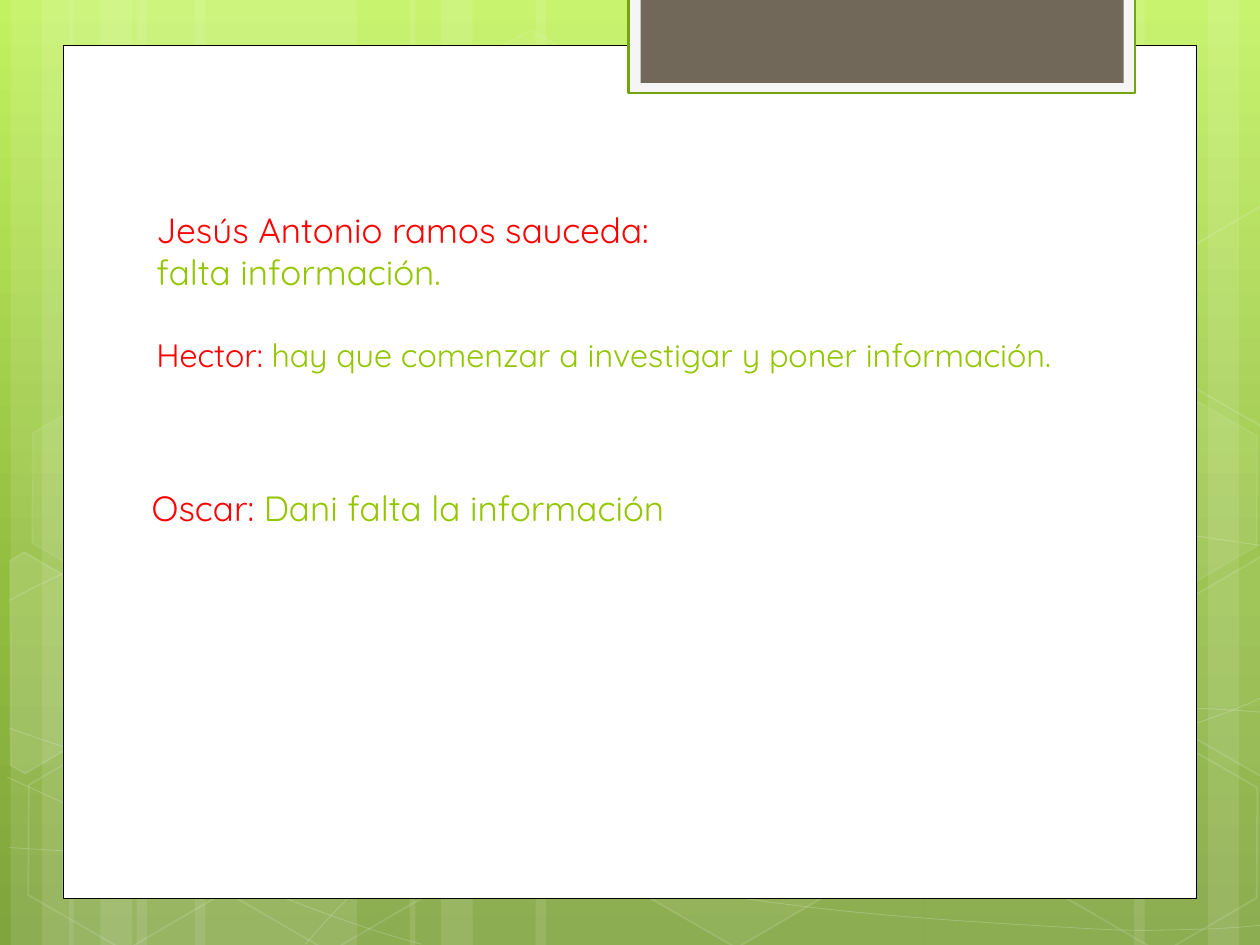
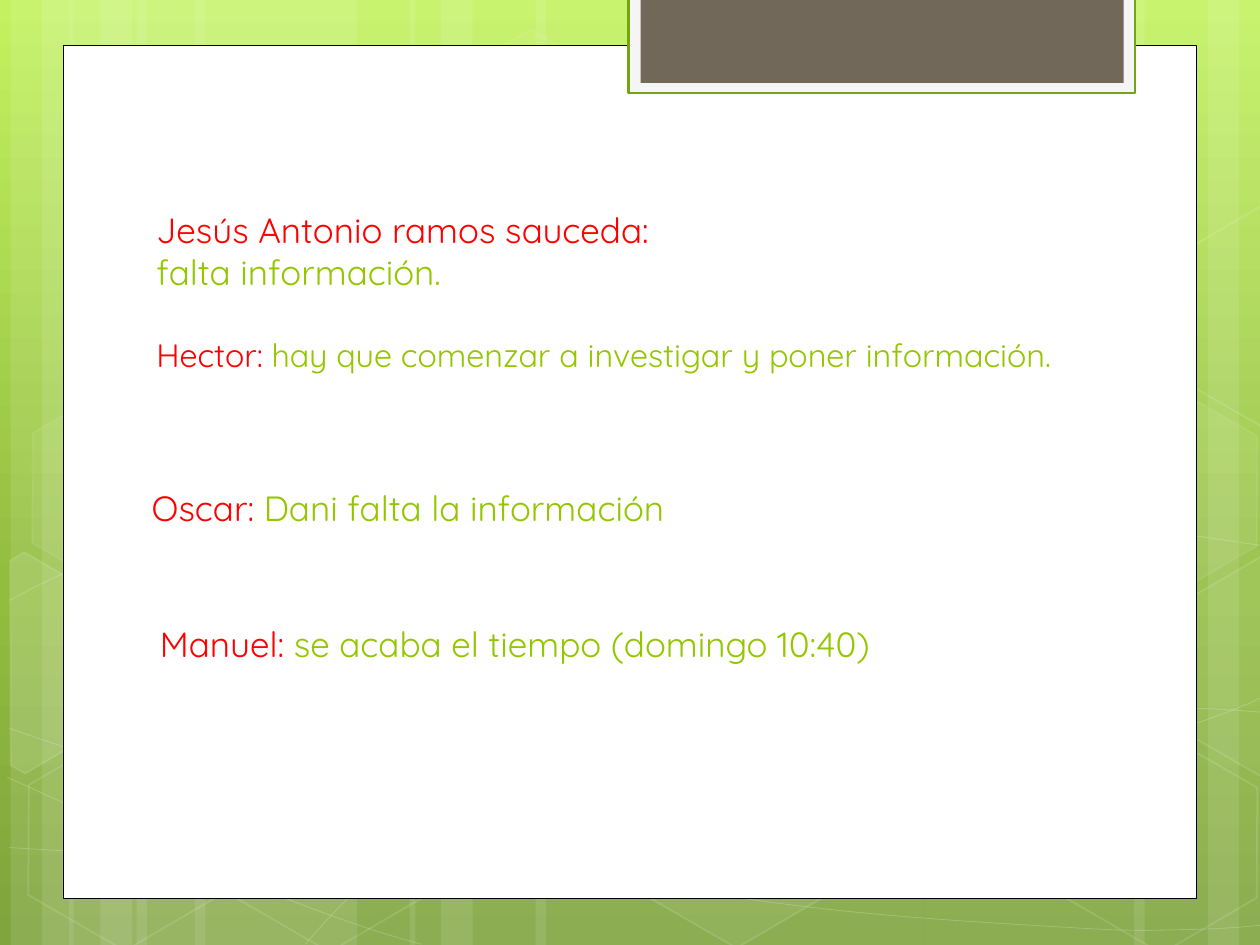
Before and after one commit to lc850/auditoria, a slide deck: slide 2 of La auditoria en informática y su entorno.pptx. Drawn at 1260x945 pixels with LibreOffice and Linux fonts; fonts in the diff are those of the drawing. Boxes give left, top, right and bottom in pixels: in the first picture for what was removed or moved away, otherwise in the second. Text is boxed around its words. In the diff, an @@ line names an element or a change of style, - is before the commit and + after.

Commit message:
S.o.S

```diff
--- a/La auditoria en informática y su entorno.pptx
+++ b/La auditoria en informática y su entorno.pptx
@@ text added at <box>160,631,870,664</box>, 20 pt, text #94C600 @@
+Manuel: se acaba el tiempo (domingo 10:40)
```
